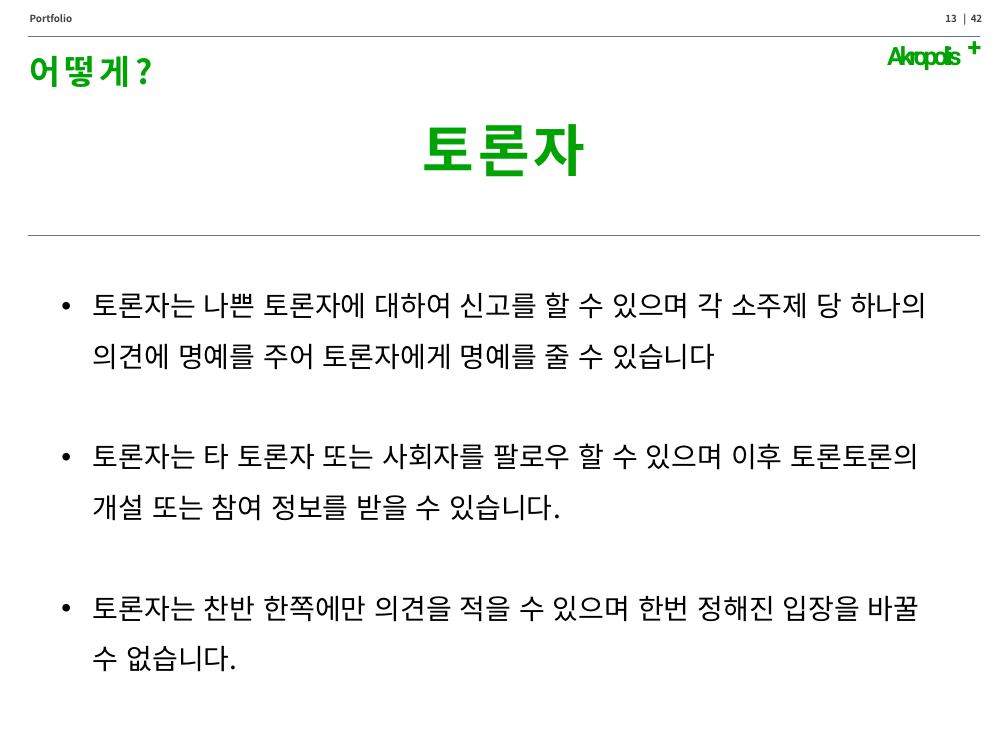
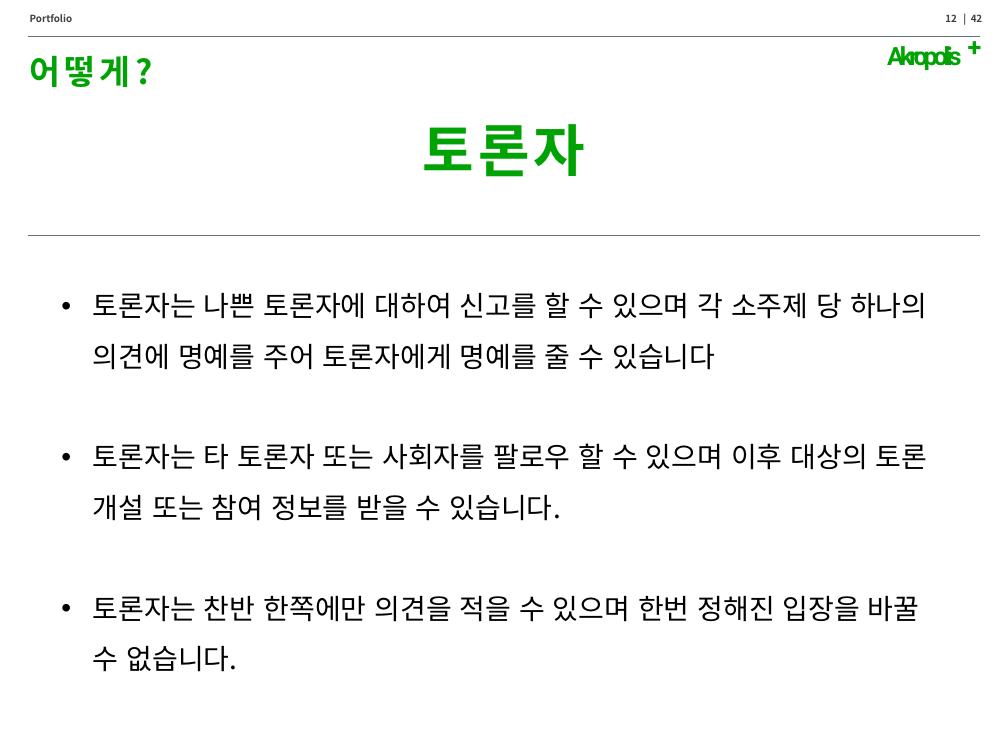
Before and after one commit to Song-InSeok/Akropolis, a slide deck: slide 12 of document/Mid_Presentation_templet.pptx (slide 13 before the commit). Drawn at 1008x756 pixels with LibreOffice and Linux fonts; fonts in the diff are those of the drawing. Boxes give left, top, right and bottom in pixels: in the first picture for what was removed or moved away, otherwise in the second. Text is boxed around its words. In the diff, an @@ line names an element or a change of style, - is before the commit and + after.

Commit message:
mid 000000002

```diff
--- a/document/Mid_Presentation_templet.pptx
+++ b/document/Mid_Presentation_templet.pptx
@@ text at (93, 443, 928, 521): text changed @@
-• 토론자는 타 토론자 또는 사회자를 팔로우 할 수 있으며 이후 토론토론의 개설 또는 참여 정보를 받을 수 있습니다.
+• 토론자는 타 토론자 또는 사회자를 팔로우 할 수 있으며 이후 대상의 토론 개설 또는 참여 정보를 받을 수 있습니다.
```
Also in this commit, not shown: 5 other slides changed, 1 slide added, 6 slides removed.
